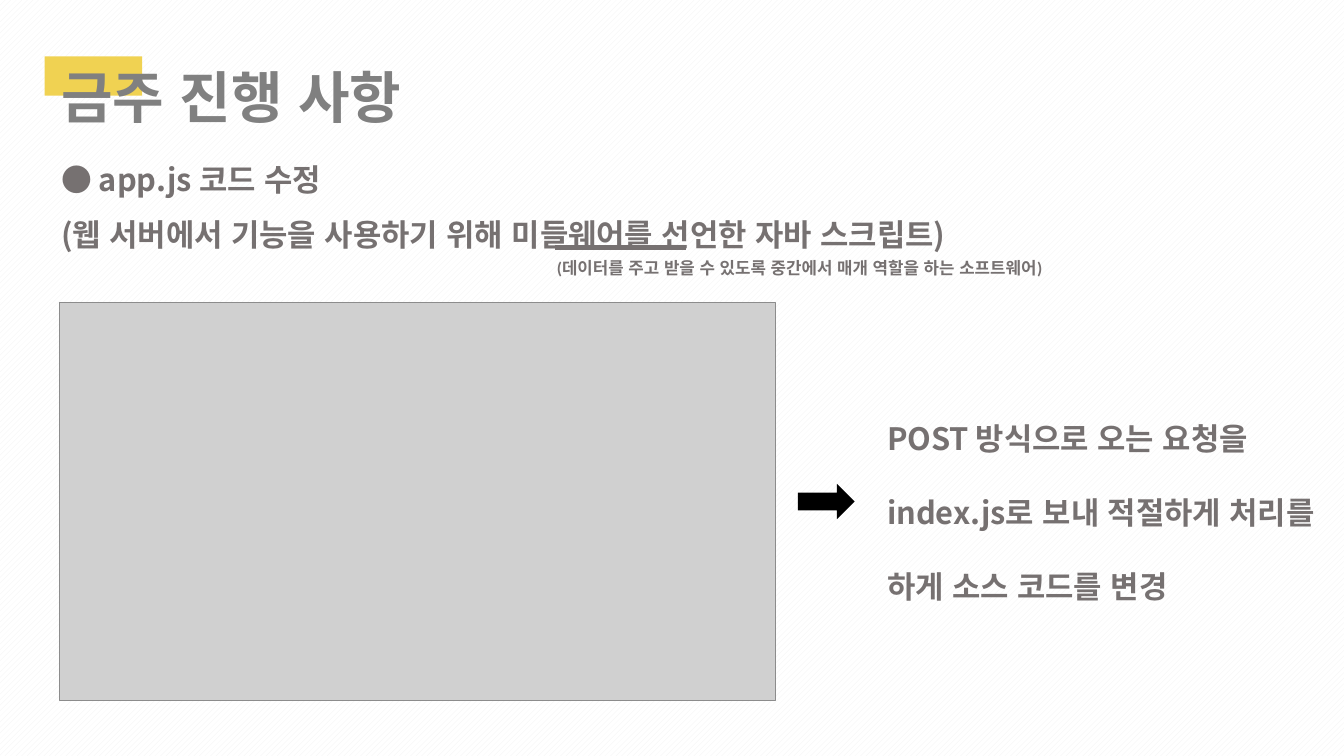
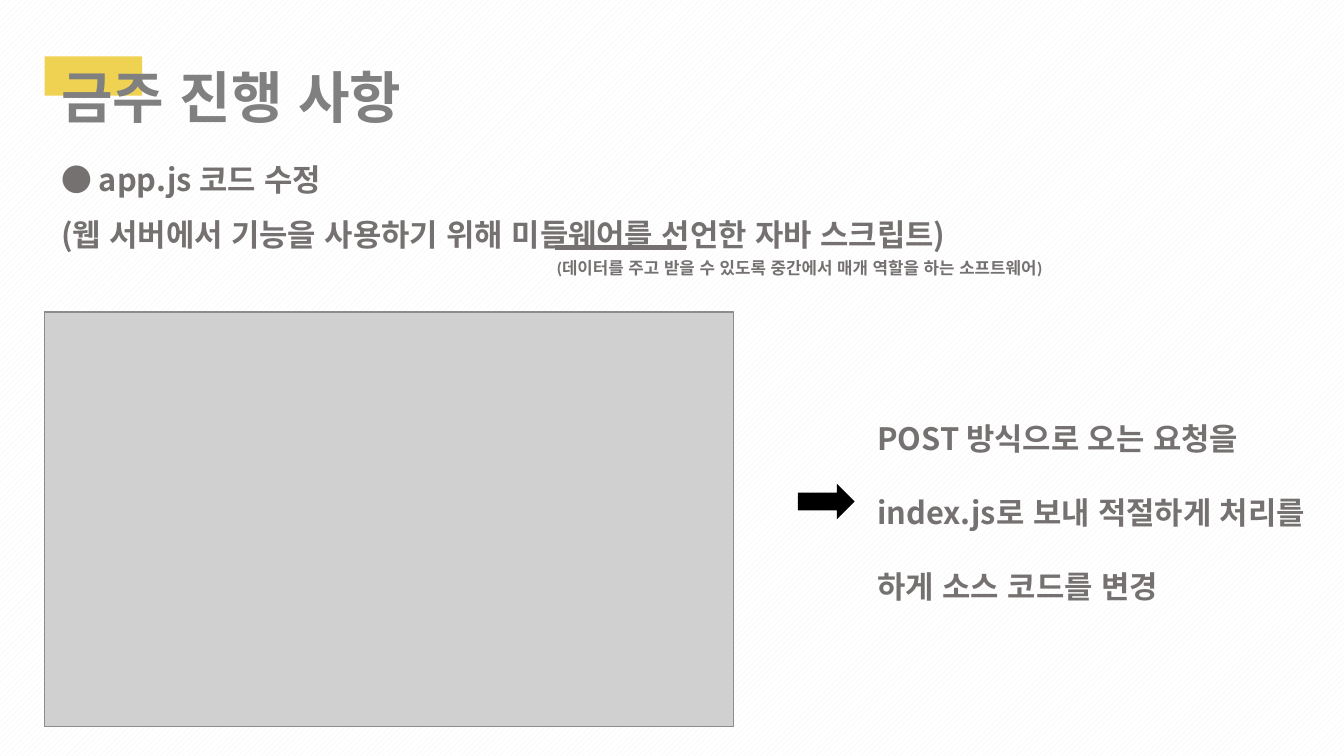
Before and after one commit to 1team-CapstonDesign1/weekly_Report, a slide deck: slide 32 of Week_11/1조_11주차_cd_발표PPT.pptx (slide 31 before the commit). Drawn at 1344x756 pixels with LibreOffice and Linux fonts; fonts in the diff are those of the drawing; grey boxes stand for pictures. Boxes give left, top, right and bottom in pixels: in the first picture for what was removed or moved away, otherwise in the second. Text is boxed around its words. In the diff, an @@ line names an element or a change of style, - is before the commit and + after.

```diff
--- a/Week_11/1조_11주차_cd_발표PPT.pptx
+++ b/Week_11/1조_11주차_cd_발표PPT.pptx
@@ picture: place and size @@
-picture at [59, 303, 775, 701]
+picture at [44, 313, 733, 727]
@@ text "POST 방식으로 오는 요청을 index.js로 ...": place and size @@
-text "POST 방식으로 오는 요청을 index.js로 ..." at [887, 424, 1315, 601]
+text "POST 방식으로 오는 요청을 index.js로 ..." at [877, 424, 1305, 601]
```
Also in this commit, not shown: 8 other slides changed, 1 slide added.
